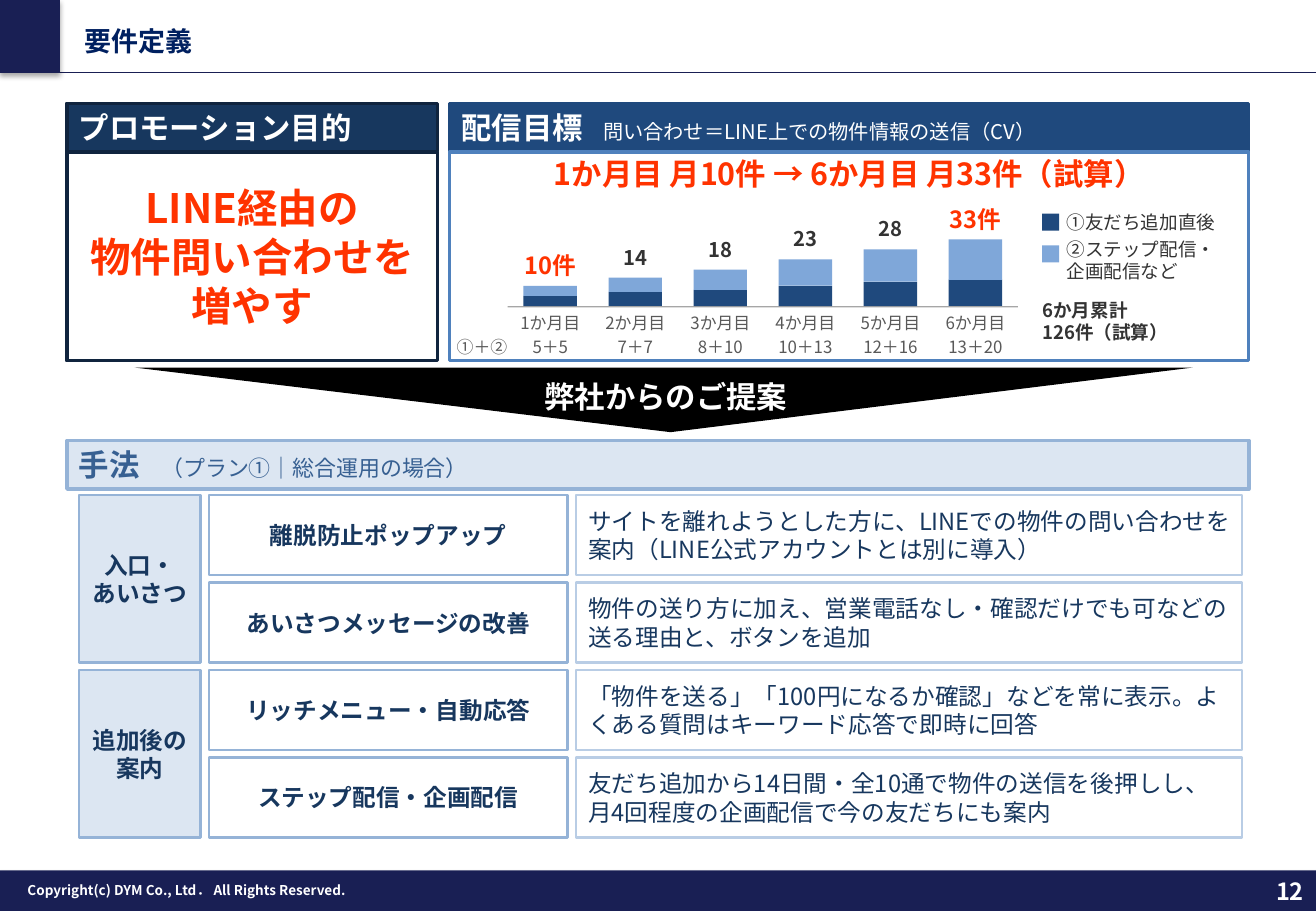
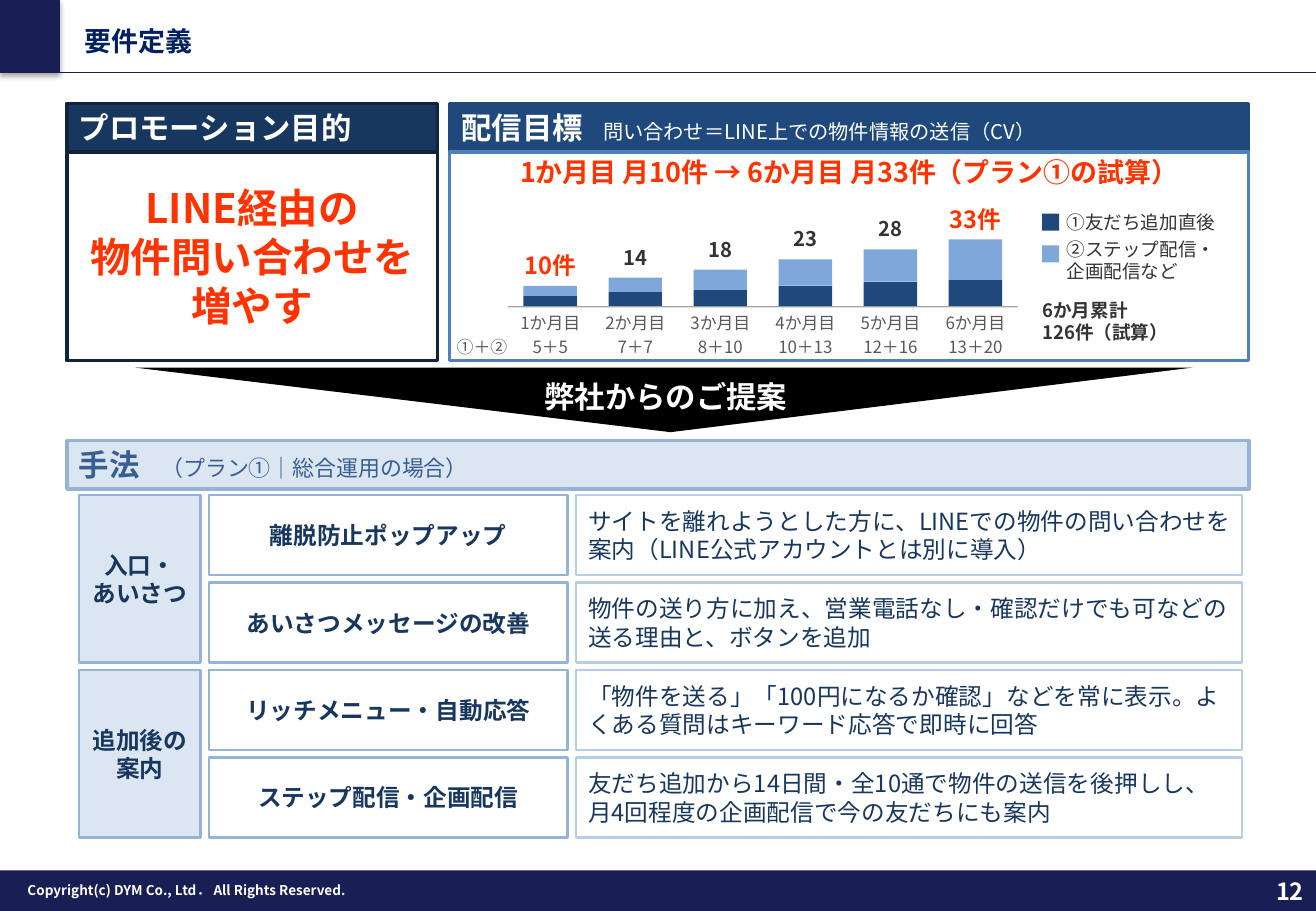
Before and after one commit to tonomura-r-dev/folder, a slide deck: slide 12 of 202610_株式会社あらうち御中_LINE公式アカウント運用のご提案_v8.pptx. Drawn at 1316x911 pixels with LibreOffice and Linux fonts; fonts in the diff are those of the drawing; background and template pictures are left out. Boxes give left, top, right and bottom in pixels: in the first picture for what was removed or moved away, otherwise in the second. Text is boxed around its words. In the diff, an @@ line names an element or a change of style, - is before the commit and + after.

```diff
--- a/202610_株式会社あらうち御中_LINE公式アカウント運用のご提案_v8.pptx
+++ b/202610_株式会社あらうち御中_LINE公式アカウント運用のご提案_v8.pptx
@@ text in rectangle at [520,159,1178,185]: text changed; size 18 to 16 pt @@
-1か月目 月10件 → 6か月目 月33件（試算）
+1か月目 月10件 → 6か月目 月33件（プラン①の試算）
```
Also in this commit, not shown: 4 other slides changed, 5 other files.
